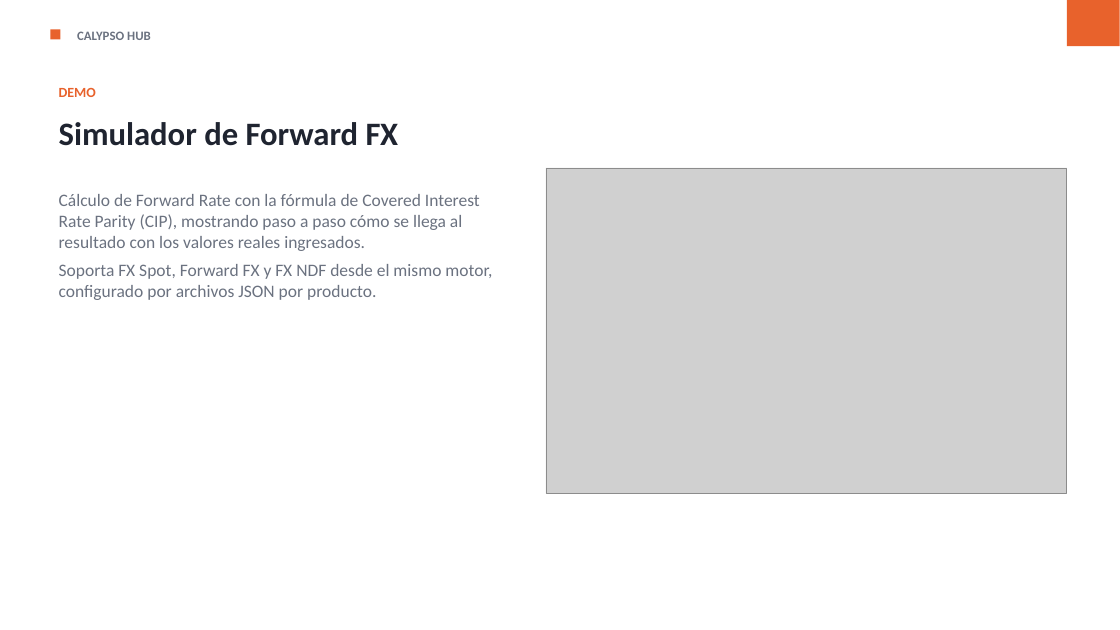
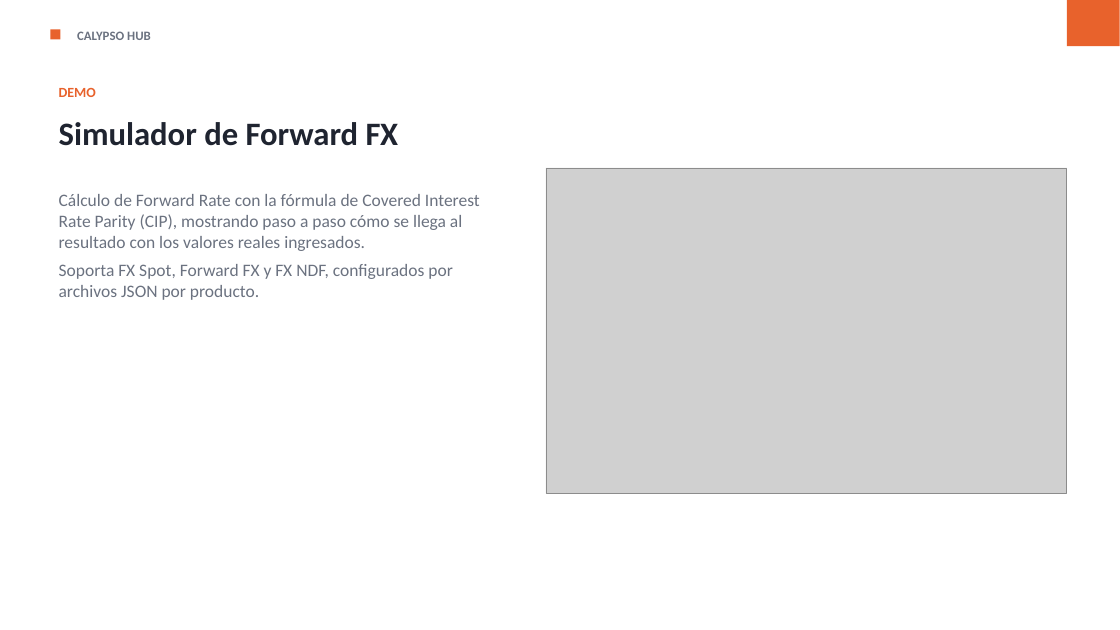
Before and after one commit to gabrielalonso-pr/calypso-knowledge-hub, a slide deck: slide 5 of presentation/calypso-knowledge-hub.pptx. Drawn at 1120x630 pixels with LibreOffice and Linux fonts; fonts in the diff are those of the drawing; grey boxes stand for pictures. Boxes give left, top, right and bottom in pixels: in the first picture for what was removed or moved away, otherwise in the second. Text is boxed around its words. In the diff, an @@ line names an element or a change of style, - is before the commit and + after.

```diff
--- a/presentation/calypso-knowledge-hub.pptx
+++ b/presentation/calypso-knowledge-hub.pptx
@@ text at (59,264,452,300): text changed @@
-Soporta FX Spot, Forward FX y FX NDF desde el mismo motor, configurado por archivos JSON por producto.
+Soporta FX Spot, Forward FX y FX NDF, configurados por archivos JSON por producto.
```
Also in this commit, not shown: 2 other slides changed, 1 other file.
